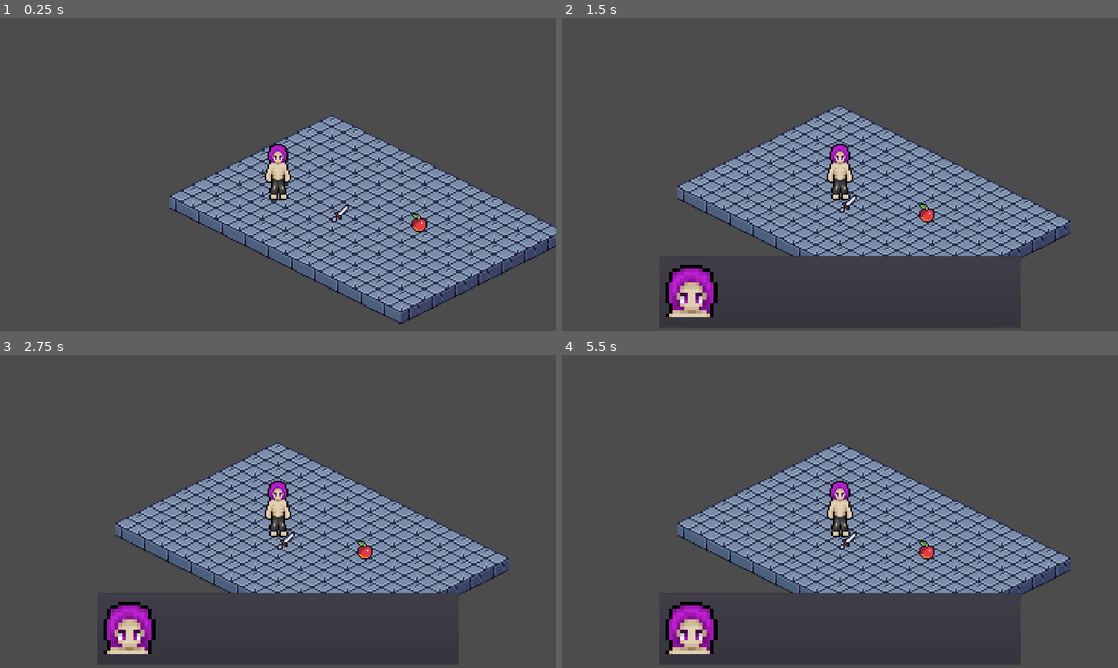
Above: before the commit, frames 1-4 (two rows, left to right).
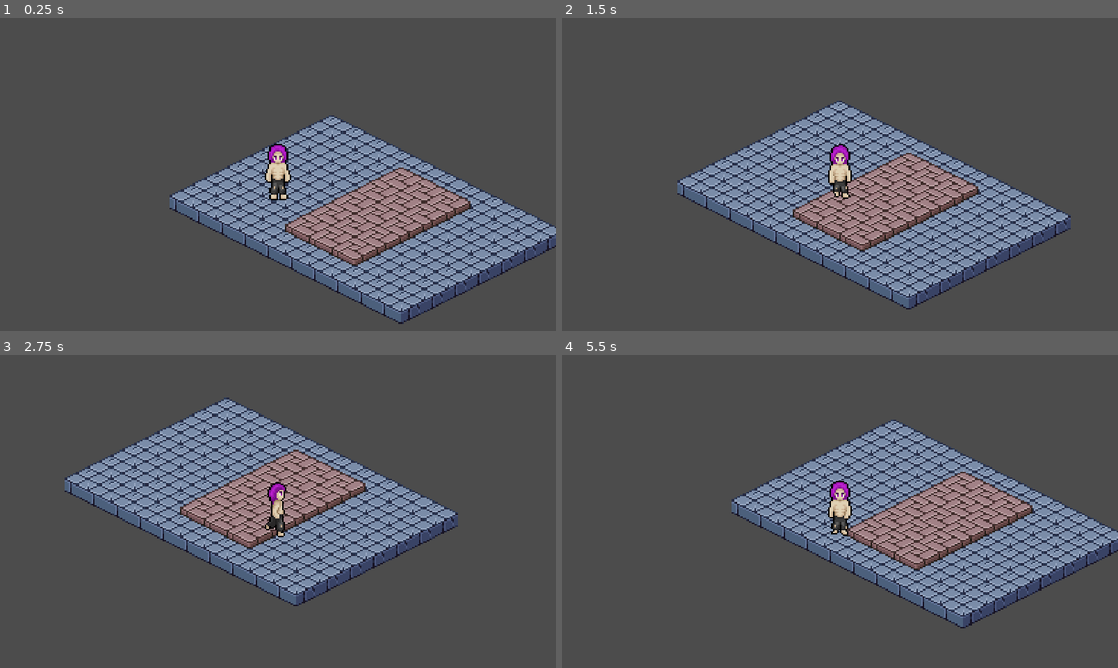
Above: after the commit, the same moments.

Repository: yeszvq/podval2_demo
Game: Godot game, scene res://scene/level/test_level.tscn
The game is run twice, just before and just after one commit, with the same random seed, the same clock (stepped at 60 frames per second) and the same inputs.
Inputs (mouse positions are in pixels of both pictures, inside the frame that each line leads up to):
- Up to frame 1 (0.25 s): no input
- Up to frame 2 (1.5 s): tap Enter at 0.5 s; move the mouse to (962, 158) at 0.52 s; hold D (right) 0.53-1.28 s; tap E (action) at 0.6, 1.35 s; click (962, 158) at 0.67 s; move the mouse to (728, 190) at 1.27 s; hold S (down) from 1.28 s (still down)
- Up to frame 3 (2.75 s): move the mouse to (333, 442) at 2.02 s; release S (down) at 2.03 s; hold D (right) from 2.03 s (still down); click (333, 442) at 2.1 s; tap E (action) at 2.3 s
- Up to frame 4 (5.5 s): move the mouse to (812, 574) at 2.77 s; release D (right) at 2.78 s; hold W (up) 2.78-3.53 s; tap Tab (open_notebook) at 2.85 s; click (812, 574) at 2.92 s; tap E (action) at 3.05, 3.6, 4.35, 5.3 s; move the mouse to (1006, 558) at 3.52 s; hold A (left) 3.53-5.03 s; move the mouse to (673, 464) at 4.27 s; move the mouse to (867, 511) at 5.02 s; hold S (down) from 5.03 s (still down); click (867, 511) at 5.1 s

The runs differ from the first frame. In frame 1, 5.4% of the frame differs, in the area x 51-85%, y 47-80%; in frame 2, 21%; in frame 3, 27%, in the area x 11-92%, y 13-96%; in frame 4, 26%.

Commit message:
Добавлено разбитое стекло
Ходьба по стеклу наносит 10 боли.

Добавлен узел и скрипт для реализации самого разбитого стекла и его функционала.

Добавлен tilemap-заполнитель под именем "tilemap_layers_object" и скрипт к нему, который ставит на позиции разбитое стекло

Добавлены условия в изменение рассудка и боли, теперь если изменение рассудка и боли превышает 100 или 0, то они будут равняться этому числу

Diff:
--- a/project.godot
+++ b/project.godot
@@ -134,6 +134,7 @@
 2d_physics/layer_3="Предмет подбираемый"
 2d_physics/layer_4="Предмет взаимодействия"
 2d_physics/layer_5="Стена"
+2d_physics/layer_6="Стекло разбитое"
 
 [mono]
 
--- a/scene/level/test_level.tscn
+++ b/scene/level/test_level.tscn
@@ -1,10 +1,10 @@
-[gd_scene load_steps=10 format=2]
+[gd_scene load_steps=12 format=2]
 
 [ext_resource path="res://scene/characters/hero.tscn" type="PackedScene" id=1]
 [ext_resource path="res://assets/sprites/object/image_2.png" type="Texture" id=2]
 [ext_resource path="res://scene/ui/HUD.tscn" type="PackedScene" id=3]
-[ext_resource path="res://scene/object/item_duo.tscn" type="PackedScene" id=5]
-[ext_resource path="res://scene/object/item_dialog.tscn" type="PackedScene" id=6]
+[ext_resource path="res://assets/sprites/object/Iso_Tileset.png" type="Texture" id=4]
+[ext_resource path="res://scripts/object/map_layer_object.gd" type="Script" id=6]
 [ext_resource path="res://scene/tilemap/map_layer_2.tscn" type="PackedScene" id=17]
 [ext_resource path="res://scene/tilemap/map_layer_1.tscn" type="PackedScene" id=18]
 
@@ -125,6 +125,25 @@
 7/shapes = [  ]
 7/z_index = 2
 
+[sub_resource type="GDScript" id=6]
+
+[sub_resource type="TileSet" id=5]
+0/name = "Iso_Tileset.png 0"
+0/texture = ExtResource( 4 )
+0/tex_offset = Vector2( 0, -8 )
+0/modulate = Color( 1, 1, 1, 1 )
+0/region = Rect2( 0, 32, 32, 32 )
+0/tile_mode = 0
+0/occluder_offset = Vector2( 0, 0 )
+0/navigation_offset = Vector2( 0, 0 )
+0/shape_offset = Vector2( 0, 0 )
+0/shape_transform = Transform2D( 1, 0, 0, 1, 0, 0 )
+0/shape_one_way = false
+0/shape_one_way_margin = 0.0
+0/shapes = [  ]
+0/z_index = 0
+script = SubResource( 6 )
+
 [node name="test_level" type="Node2D"]
 
 [node name="CanvasLayer" type="CanvasLayer" parent="."]
@@ -136,16 +155,11 @@
 
 [node name="YSort" type="YSort" parent="."]
 
-[node name="item_duo" parent="YSort" instance=ExtResource( 5 )]
-position = Vector2( -218, 100 )
-
-[node name="item_dialog" parent="YSort" instance=ExtResource( 6 )]
-
 [node name="hero" parent="YSort" instance=ExtResource( 1 )]
 position = Vector2( -261, 73 )
 z_index = 1
 collision_layer = 2
-collision_mask = 28
+collision_mask = 60
 
 [node name="CollisionShape2D" type="CollisionShape2D" parent="YSort/hero"]
 position = Vector2( 0, 14 )
@@ -159,3 +173,14 @@
 tile_set = SubResource( 3 )
 cell_size = Vector2( 32, 16 )
 format = 1
+
+[node name="map_layer_object" type="TileMap" parent="YSort"]
+z_index = 1
+mode = 1
+tile_set = SubResource( 5 )
+cell_size = Vector2( 32, 16 )
+cell_y_sort = true
+centered_textures = true
+format = 1
+tile_data = PoolIntArray( 720895, 0, 0, 655360, 0, 0, 655361, 0, 0, 786431, 0, 0, 720896, 0, 0, 720897, 0, 0, 851967, 0, 0, 786432, 0, 0, 786433, 0, 0, 917503, 0, 0, 851968, 0, 0, 851969, 0, 0, 983039, 0, 0, 917504, 0, 0, 917505, 0, 0 )
+script = ExtResource( 6 )
--- /dev/null
+++ b/scene/object/broken_glass.tscn
@@ -0,0 +1,19 @@
+[gd_scene load_steps=3 format=2]
+
+[ext_resource path="res://assets/sprites/object/Iso_Tileset.png" type="Texture" id=1]
+[ext_resource path="res://scripts/object/broken_glass.gd" type="Script" id=2]
+
+[node name="broken_glass" type="Sprite"]
+texture = ExtResource( 1 )
+region_enabled = true
+region_rect = Rect2( 0, 32, 32, 32 )
+script = ExtResource( 2 )
+
+[node name="Area2D" type="Area2D" parent="."]
+collision_layer = 32
+collision_mask = 2
+
+[node name="CollisionPolygon2D" type="CollisionPolygon2D" parent="Area2D"]
+polygon = PoolVector2Array( 0, -4, -16, 4, 0, 12, 16, 4 )
+
+[connection signal="body_entered" from="Area2D" to="." method="_on_Area2D_body_entered"]
--- a/scripts/global/Inventory.gd
+++ b/scripts/global/Inventory.gd
@@ -4,7 +4,7 @@
 var items = []
 var notes = []
 var limbs = []
-var pain_mind = [3, 100]
+var pain_mind = [0, 100]
 
 #переменные под регуляцию ограничений геймплея взависимости от потерянных конечностей
 
@@ -83,7 +83,12 @@
 
 #функция изменяющая боль и разум
 func pain_mind_change(index, count):
-	pain_mind[index] += count
+	if (pain_mind[index] + count) >= 100:
+		pain_mind[index] = 100
+	elif (pain_mind[index] + count) <= 0:
+		pain_mind[index] = 0
+	else:
+		pain_mind[index] += count
 	update(2)
 
 #функция дающая число предметов в инвентаре
--- /dev/null
+++ b/scripts/object/broken_glass.gd
@@ -0,0 +1,6 @@
+extends Sprite
+
+
+func _on_Area2D_body_entered(body):
+	Inventory.pain_mind_change(0, 10)
+	pass # Replace with function body.
--- a/scripts/object/item_duo.gd
+++ b/scripts/object/item_duo.gd
@@ -16,7 +16,6 @@
 
 func _input(event):
 	if Input.is_action_just_released("action") && out == false:
-		#print("я сука")
 		if active == true && activated == false:
 			Events.emit_signal("start_dialogue", str("test_" + item))
 			active = false
--- /dev/null
+++ b/scripts/object/map_layer_object.gd
@@ -0,0 +1,15 @@
+extends TileMap
+
+var temp = 0
+const glass = preload("res://scene/object/broken_glass.tscn")
+
+func _process(delta):
+	if temp == 0:
+		for cellpose in get_used_cells():
+			var cell = get_cell(cellpose.x, cellpose.y)
+			if cell == 0:
+				var object = glass.instance()
+				object.position = map_to_world(cellpose)
+				add_child(object)
+				set_cellv(cellpose, -1)
+		temp = 1
Not shown, removed: .mono/metadata/ide_messaging_meta.txt
